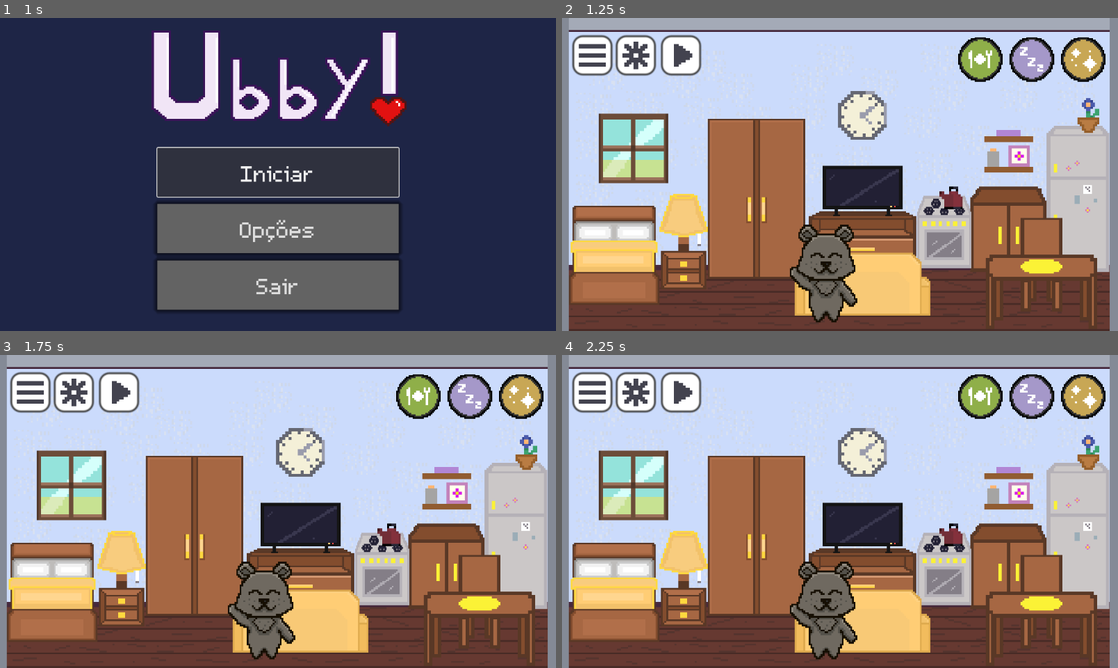
Above: before the commit, frames 1-4 (two rows, left to right).
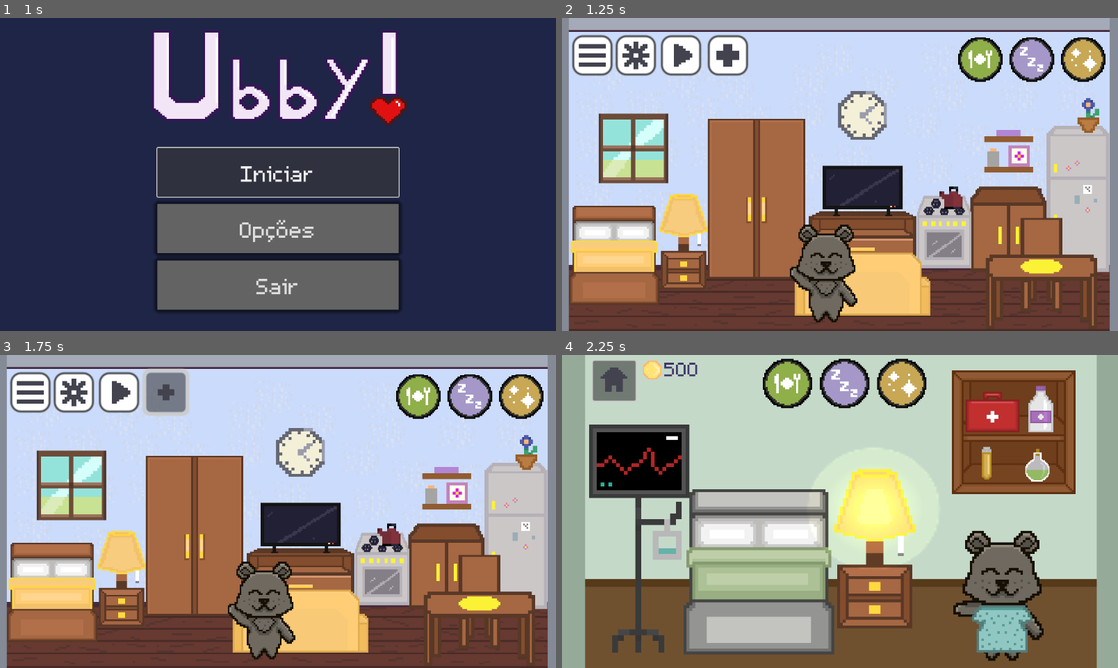
Above: after the commit, the same moments.

Repository: Lauriete1617/Ubby-
Game: Godot game, scene res://Scenes/menu_principal.tscn
Same seed, same stepped clock (60 frames per second), same inputs: the game is played once before the commit and once after it. Sound files missing from this copy of the repository are replaced by a short silence.
Inputs (mouse positions are in pixels of both pictures, inside the frame that each line leads up to):
- Up to frame 1 (1 s): click "Iniciar" at 0.5 s
- Up to frame 2 (1.25 s): no input
- Up to frame 3 (1.75 s): click (166, 392) at 1.27 s
- Up to frame 4 (2.25 s): click (612, 380) at 2.02 s

Frame 1 is identical in both runs. In frame 2, 0.9% of the frame differs, in the area x 26-34%, y 5-19%; in frame 3, 1.3%; in frame 4, 91%, in the area x 0-100%, y 0-100%.

Commit message:
Mais lógica hospital

Diff:
--- a/Scenes/casa.tscn
+++ b/Scenes/casa.tscn
@@ -43,6 +43,7 @@
 [ext_resource type="Texture2D" uid="uid://cyw8lq2qsbsb7" path="res://Assets/Sprites/Ícones/Ícone configuração.png" id="34_d5p6k"]
 [ext_resource type="Texture2D" uid="uid://befydb0j2vcgy" path="res://Assets/Sprites/Ícones/Ícone menu.png" id="35_ohfl7"]
 [ext_resource type="Texture2D" uid="uid://mopet8ax8rap" path="res://Assets/Sprites/Ícones/Ícone minijogo.png" id="40_btp0e"]
+[ext_resource type="Texture2D" uid="uid://efpfc5vp4kr3" path="res://Assets/Sprites/Ícones/Ícone Saúde.png" id="43_b842e"]
 
 [sub_resource type="AtlasTexture" id="AtlasTexture_rlrcj"]
 atlas = ExtResource("2_wg2mn")
@@ -537,6 +538,16 @@
 icon_alignment = 1
 expand_icon = true
 
+[node name="Hospital" type="Button" parent="UI"]
+offset_left = 95.0
+offset_top = 10.0
+offset_right = 118.0
+offset_bottom = 33.0
+theme_override_styles/normal = SubResource("StyleBoxFlat_ohfl7")
+icon = ExtResource("43_b842e")
+icon_alignment = 1
+expand_icon = true
+
 [node name="Menu" type="Button" parent="UI"]
 offset_left = 17.0
 offset_top = 10.0
@@ -555,4 +566,5 @@
 [connection signal="input_event" from="Moveis/Mesa/Area2D" to="Moveis/Mesa" method="_on_area_2d_input_event"]
 [connection signal="pressed" from="UI/Configurações" to="." method="_on_configurações_pressed"]
 [connection signal="pressed" from="UI/Minijogo" to="." method="_on_minijogo_pressed"]
+[connection signal="pressed" from="UI/Hospital" to="." method="_on_hospital_pressed"]
 [connection signal="pressed" from="UI/Menu" to="." method="_on_menu_pressed"]
--- a/Scenes/hospital.tscn
+++ b/Scenes/hospital.tscn
@@ -19,6 +19,7 @@
 [ext_resource type="AudioStream" uid="uid://2qhhpuoi6geq" path="res://Assets/Efeitos sonoros/Ronco.wav" id="15_q5n4d"]
 [ext_resource type="AudioStream" uid="uid://cfb1m7qox0rub" path="res://Assets/Efeitos sonoros/Botão.wav" id="16_q5n4d"]
 [ext_resource type="AudioStream" uid="uid://dpikhp6tw354w" path="res://Assets/Efeitos sonoros/Compra.wav" id="19_axfqn"]
+[ext_resource type="AudioStream" uid="uid://chi70gd0h2f48" path="res://Assets/Efeitos sonoros/monitor.wav" id="20_hakmb"]
 
 [sub_resource type="AtlasTexture" id="AtlasTexture_01wij"]
 atlas = ExtResource("3_33qyi")
@@ -154,7 +155,7 @@
 position = Vector2(123, 107)
 scale = Vector2(1.5, 1.5)
 sprite_frames = SubResource("SpriteFrames_ou3pc")
-animation = &"Vazio (Apagado)"
+animation = &"Deitando"
 autoplay = "Vazio (Aceso)"
 
 [node name="Cama" type="Area2D" parent="Cama+Abajur"]
@@ -422,6 +423,10 @@
 stream = ExtResource("19_axfqn")
 bus = &"SFX"
 
+[node name="SFX monitor" type="AudioStreamPlayer2D" parent="SFX"]
+stream = ExtResource("20_hakmb")
+bus = &"SFX"
+
 [connection signal="input_event" from="Cama+Abajur/Cama" to="." method="_on_cama_input_event"]
 [connection signal="input_event" from="Cama+Abajur/Abajur" to="." method="_on_abajur_input_event"]
 [connection signal="input_event" from="Remédios/Compra" to="." method="_on_compra_input_event"]
--- a/Scenes/ubby.tscn
+++ b/Scenes/ubby.tscn
@@ -171,6 +171,12 @@
 }, {
 "duration": 1.0,
 "texture": ExtResource("13_7fe66")
+}, {
+"duration": 1.0,
+"texture": SubResource("AtlasTexture_pj854")
+}, {
+"duration": 1.0,
+"texture": SubResource("AtlasTexture_pj854")
 }],
 "loop": true,
 "name": &"Triste",
@@ -225,9 +231,9 @@
 [node name="Corpo" type="AnimatedSprite2D" parent="Visual"]
 z_index = 5
 sprite_frames = SubResource("SpriteFrames_w7uwx")
-animation = &"Andando"
+animation = &"Triste"
 autoplay = "Idle"
-frame_progress = 0.25735092
+frame_progress = 0.3729541
 
 [node name="Acessórios" type="Node2D" parent="Visual"]
 
--- a/Scripts/audio_manager.gd
+++ b/Scripts/audio_manager.gd
@@ -10,7 +10,8 @@
 	"central_estilo": preload("res://Assets/Músicas/musica central de estilo.wav"),
 	"minijogo": preload("res://Assets/Músicas/musica minijogo.wav"),
 	"cozinha": preload("res://Assets/Músicas/musica cozinha.wav"),
-	"patio": preload("res://Assets/Músicas/musica patio.wav")
+	"patio": preload("res://Assets/Músicas/musica patio.wav"),
+	"hospital": preload("res://Assets/Músicas/musica hospital.wav")
 }
 
 func _ready() -> void:
--- a/Scripts/casa.gd
+++ b/Scripts/casa.gd
@@ -24,3 +24,9 @@
 	sfx_botão.play()
 	await sfx_botão.finished
 	get_tree().change_scene_to_file("res://Scenes/menu_de_jogos.tscn")
+
+func _on_hospital_pressed() -> void:
+	print("Indo pro hospital")
+	sfx_botão.play()
+	await sfx_botão.finished
+	get_tree().change_scene_to_file("res://Scenes/hospital.tscn")
--- a/Scripts/global.gd
+++ b/Scripts/global.gd
@@ -22,6 +22,12 @@
 var itens_desbloqueados: Array = []
 var inventario_comidas: Dictionary = {}
 var cores_desbloqueadas: Array = []
+var inventario_remedios = {
+	"kit_completo": 0,
+	"felicidade": 0,
+	"energia": 0,
+	"fome": 0
+}
 
 # --- ESTADOS ---
 var fome = 100
@@ -273,7 +279,8 @@
 		"itens_desbloqueados": itens_desbloqueados,
 		"inventario_comidas": inventario_comidas,
 		"timestamp": Time.get_unix_time_from_system(),
-		"recorde_chovendo_moedas": recorde_chovendo_moedas
+		"recorde_chovendo_moedas": recorde_chovendo_moedas,
+		"inventario_remedios": inventario_remedios
 	})
 	print("Jogo salvo com sucesso!")
 
--- a/Scripts/hospital.gd
+++ b/Scripts/hospital.gd
@@ -20,6 +20,7 @@
 @onready var sfx_ronco: AudioStreamPlayer2D = $"SFX/SFX ronco"
 @onready var sfx_botão: AudioStreamPlayer2D = $"SFX/SFX botão"
 @onready var sfx_compra: AudioStreamPlayer2D = $"SFX/SFX compra"
+@onready var sfx_monitor: AudioStreamPlayer2D = $"SFX/SFX monitor"
 # VARIÁVEIS
 var aceso = true
 var dormindo = false
@@ -30,6 +31,9 @@
 	atualizar_moedas()
 	interface_compra.visible = false
 	Global.salvar_jogo()
+	AudioManager.tocar("hospital")
+	ubby.atualizar_slot_individual(ubby.slot_roupa, "roupa_hospital", ubby.catalogo_roupa)
+	sfx_monitor.play()
 
 func _process(delta: float) -> void:
 	if dormindo:
@@ -61,6 +65,8 @@
 	if event.is_pressed() and InputEventMouseButton and event.button_index == MOUSE_BUTTON_LEFT:
 		if not dormindo:
 			ubby.visible = false
+			cama_abajur.play("Deitando")
+			await cama_abajur.animation_finished
 		else:
 			ubby.visible = true
 		dormindo = not dormindo
@@ -122,6 +128,10 @@
 	atualizar_botao()
 	atualizar_moedas()
 	Global.salvar_jogo()
+	if Global.inventario_remedios.has(remedio_selecionado):
+		Global.inventario_remedios[remedio_selecionado] += 1
+	else:
+		print("ERRO: Remédio não encontrado")
 
 func atualizar_botao():
 	if Global.moedas < preco_remedio_selecionado:
@@ -142,6 +152,7 @@
 	atualizar_visual_ubby()
 
 func _on_botão_casa_pressed() -> void:
+	sfx_monitor.stop()
 	sfx_botão.play()
 	await sfx_botão.finished
 	get_tree().change_scene_to_file("res://Scenes/casa.tscn")
--- a/Scripts/ubby.gd
+++ b/Scripts/ubby.gd
@@ -85,7 +85,8 @@
 	"jardineira": preload("res://Assets/Sprites/Acessórios/Jardineira.png"),
 	"basquete": preload("res://Assets/Sprites/Acessórios/Roupa basquete.png"),
 	"roupa_basica": preload("res://Assets/Sprites/Acessórios/Roupa básica.png"),
-	"terno": preload("res://Assets/Sprites/Acessórios/Terno.png")
+	"terno": preload("res://Assets/Sprites/Acessórios/Terno.png"),
+	"roupa_hospital": preload("res://Assets/Sprites/Acessórios/Roupa hospital.png")
 }
 
 var catalogo_sapato = {
@@ -185,3 +186,7 @@
 	move_and_slide()
 	# 4. LIMITE DA TELA
 	global_position.x = clamp(global_position.x, 20, 296)
+
+func emocoes():
+	if Global.fome <= 30 or Global.felicidade <= 30:
+		animation.play("Triste")
Not shown, added: Assets/Efeitos sonoros/monitor.wav.import
Not shown, added: Assets/Músicas/musica hospital.wav.import
Not shown: 1 places in Scenes/casa.tscn that only renumber resources
Not shown: 1 places in Scenes/hospital.tscn that only renumber resources
Not shown, added: Assets/Efeitos sonoros/monitor.wav
Not shown, added: Assets/Músicas/musica hospital.wav
